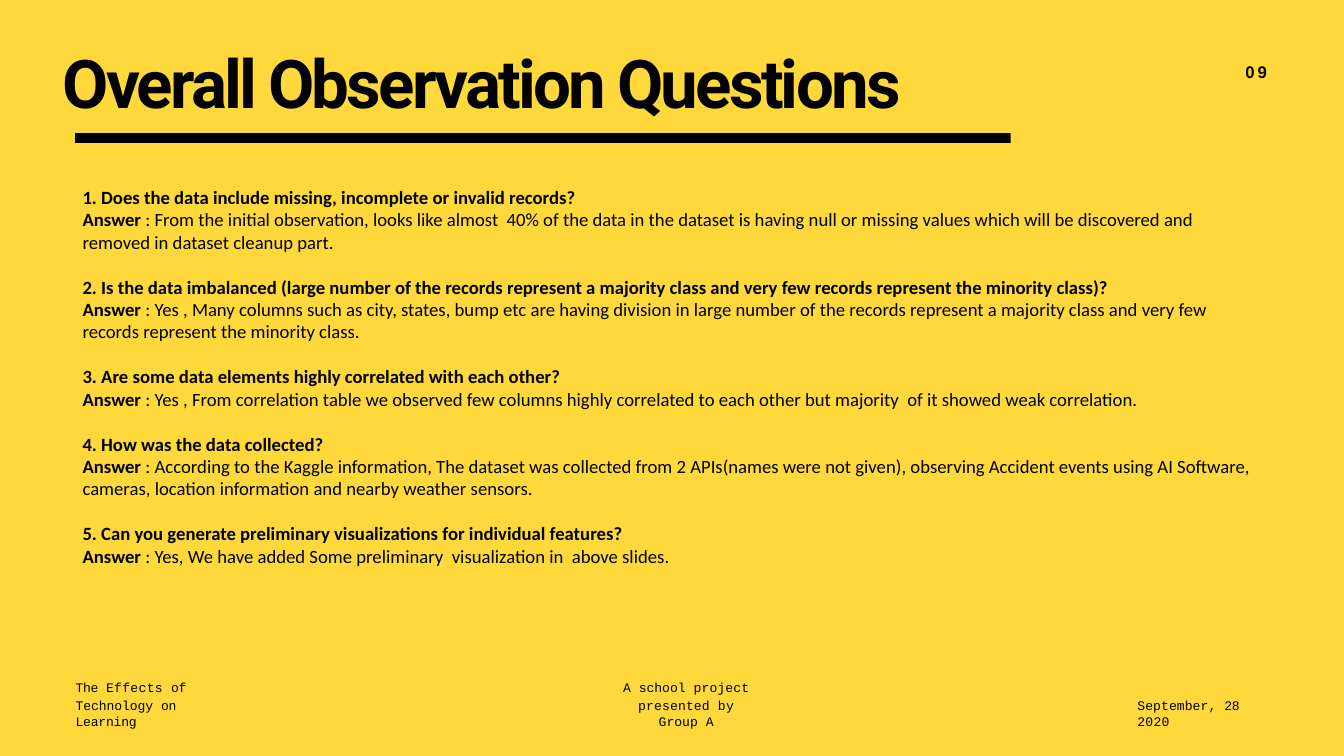
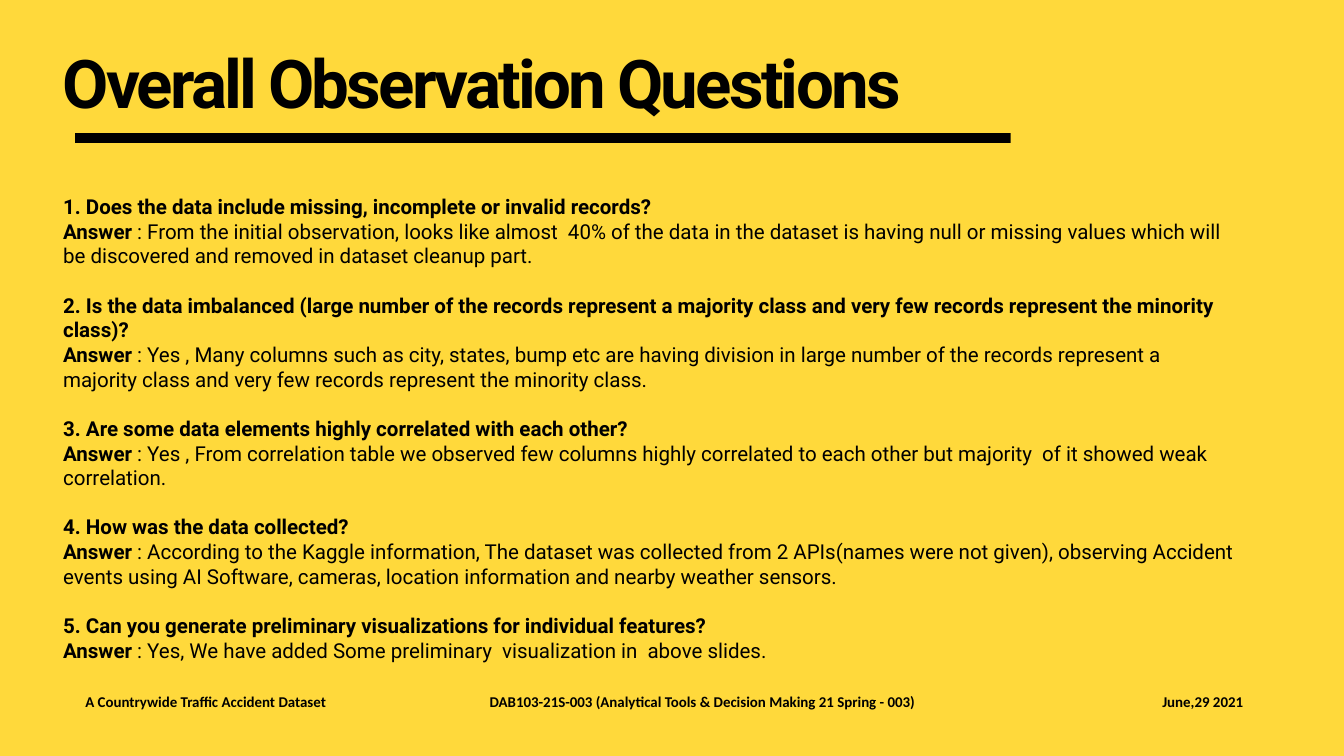
Before and after one commit to disuhitarth/EDA_Projects, a slide deck: slide 31 of Project Proposal Group 3.pptx. Drawn at 1344x756 pixels with LibreOffice and Linux fonts; fonts in the diff are those of the drawing. Boxes give left, top, right and bottom in pixels: in the first picture for what was removed or moved away, otherwise in the second. Text is boxed around its words. In the diff, an @@ line names an element or a change of style, - is before the commit and + after.

Commit message:
Final Updated Project Proposal

```diff
--- a/Project Proposal Group 3.pptx
+++ b/Project Proposal Group 3.pptx
@@ text removed at [1245,66,1267,78] @@
-09
@@ text "1. Does the data include ...": place and size @@
-text "1. Does the data include ..." at [83,191,1249,566]
+text "1. Does the data include ..." at [63,198,1233,663]
@@ text "1. Does the data include ..." at [63,198,1233,663]: size 20 to 22 pt, font Calibri to Roboto @@
@@ text removed at [76,683,186,729] @@
-The Effects of
-Technology on Learning
@@ text removed at [623,683,750,729] @@
-A school project
-presented by Group A
@@ text added at [85,696,326,710], 16 pt, text #000000, bold @@
+A Countrywide Traffic Accident Dataset
@@ text added at [490,696,915,710], 16 pt, text #000000, bold @@
+DAB103-21S-003 (Analytical Tools & Decision Making 21 Spring - 003)
@@ text removed at [1137,701,1239,726] @@
-September, 28 2020
@@ text added at [1162,697,1243,709], 16 pt, text #000000, bold @@
+June,29 2021
```
Also in this commit, not shown: 6 other slides changed.
